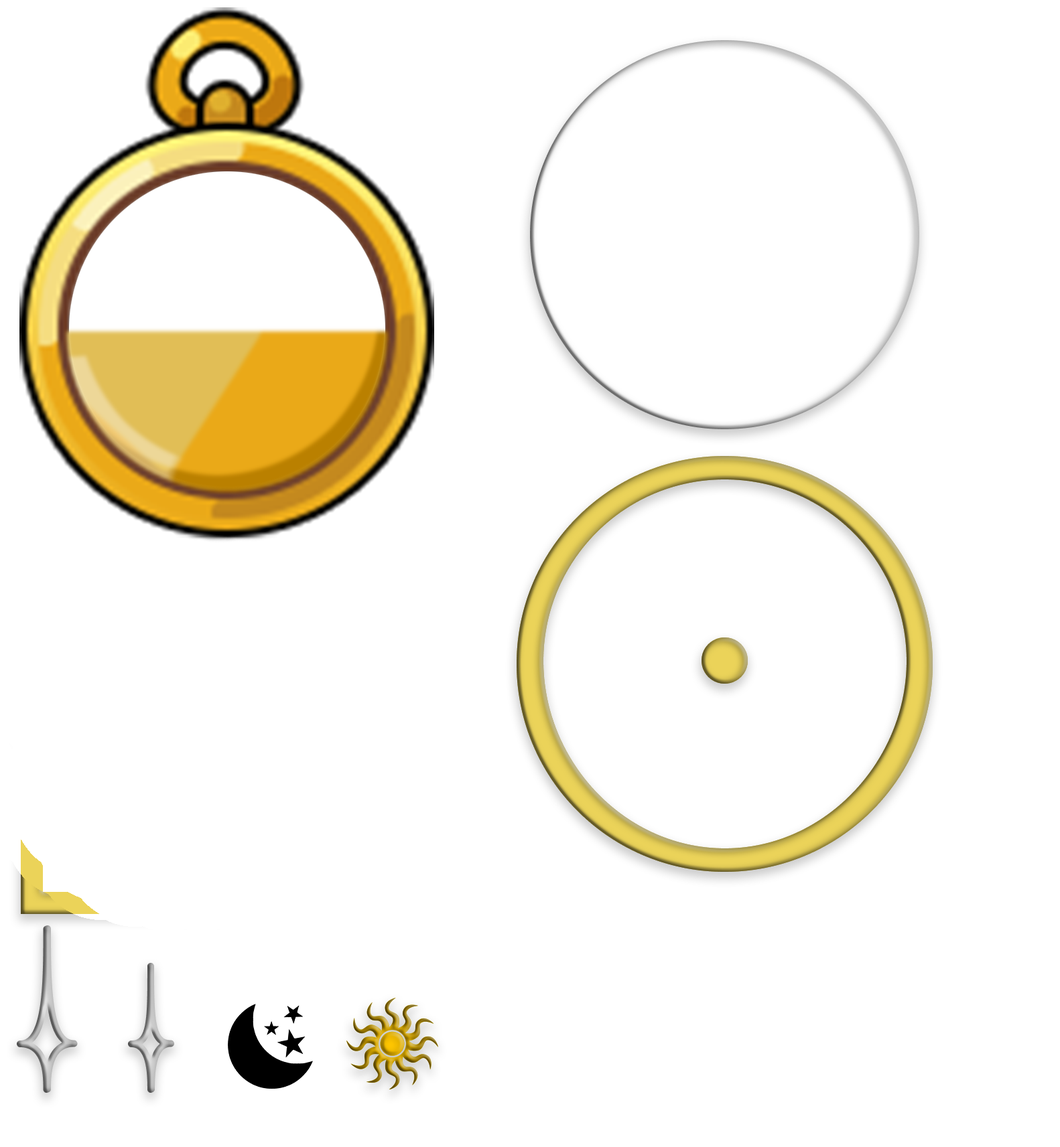
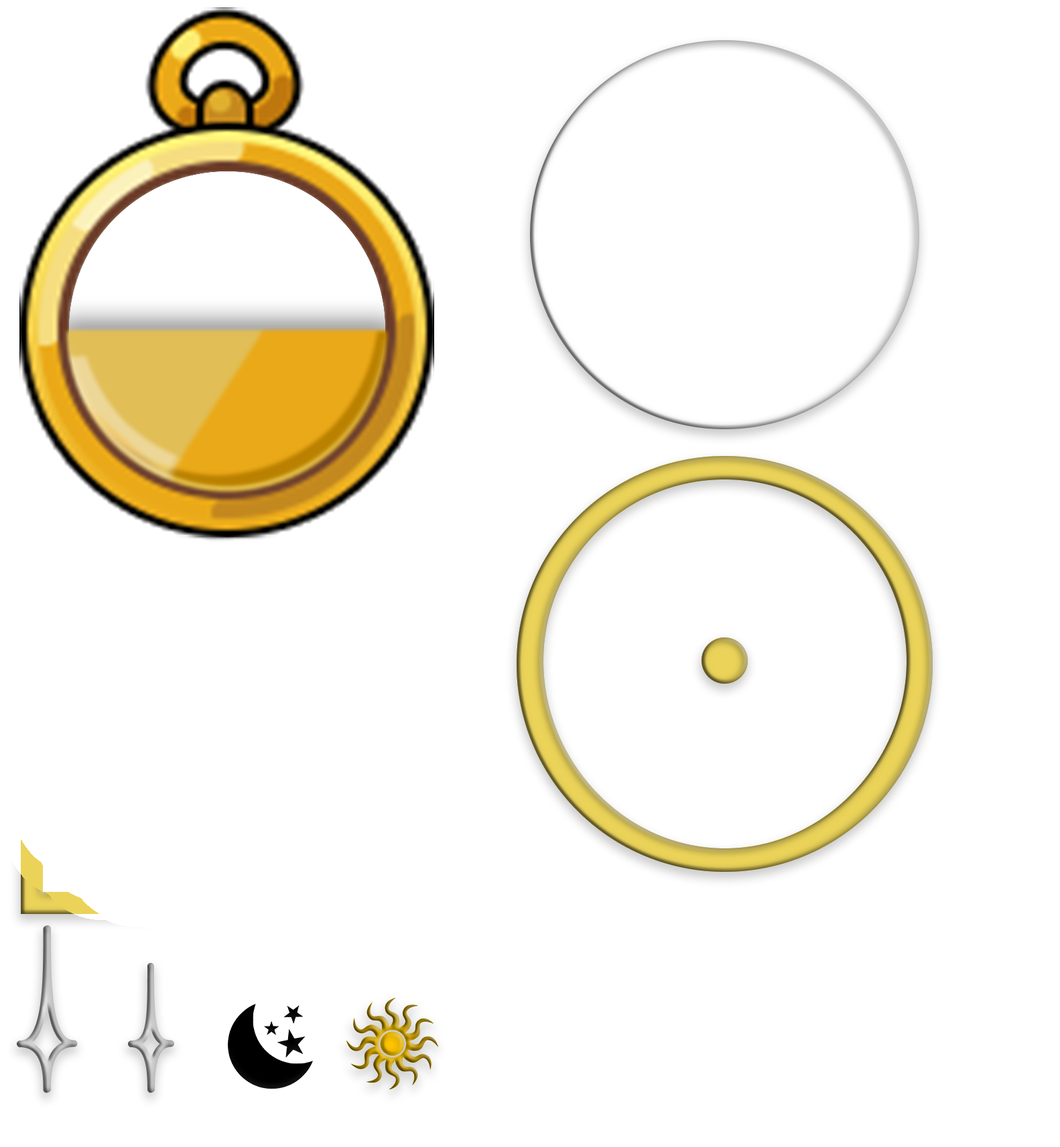
Layered file, before and after one edit (1060x1147). Changes by layer:
painted on "Layer 5" over (62, 326, 393, 497)
painted on "icon_itemicon_compass" over (19, 7, 434, 542)
added layer "Layer 7" above "Layer 0 copy" over (32, 296, 422, 372)
painted on "Layer 6" over (228, 1005, 313, 1089)
